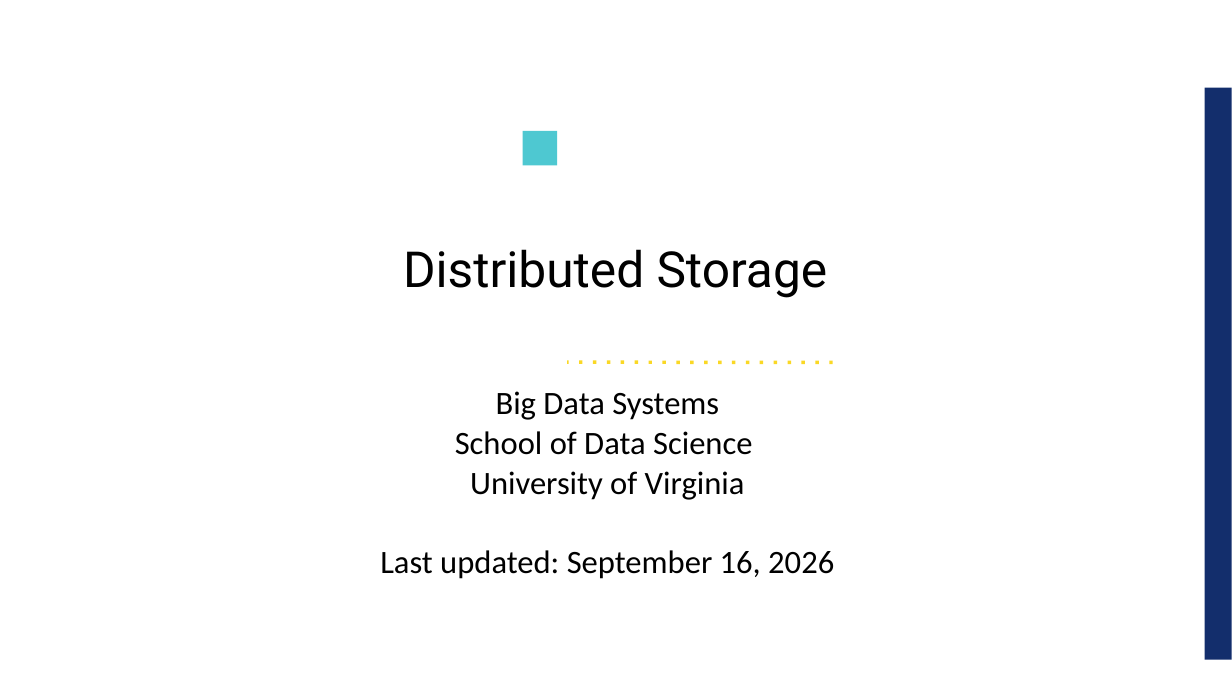
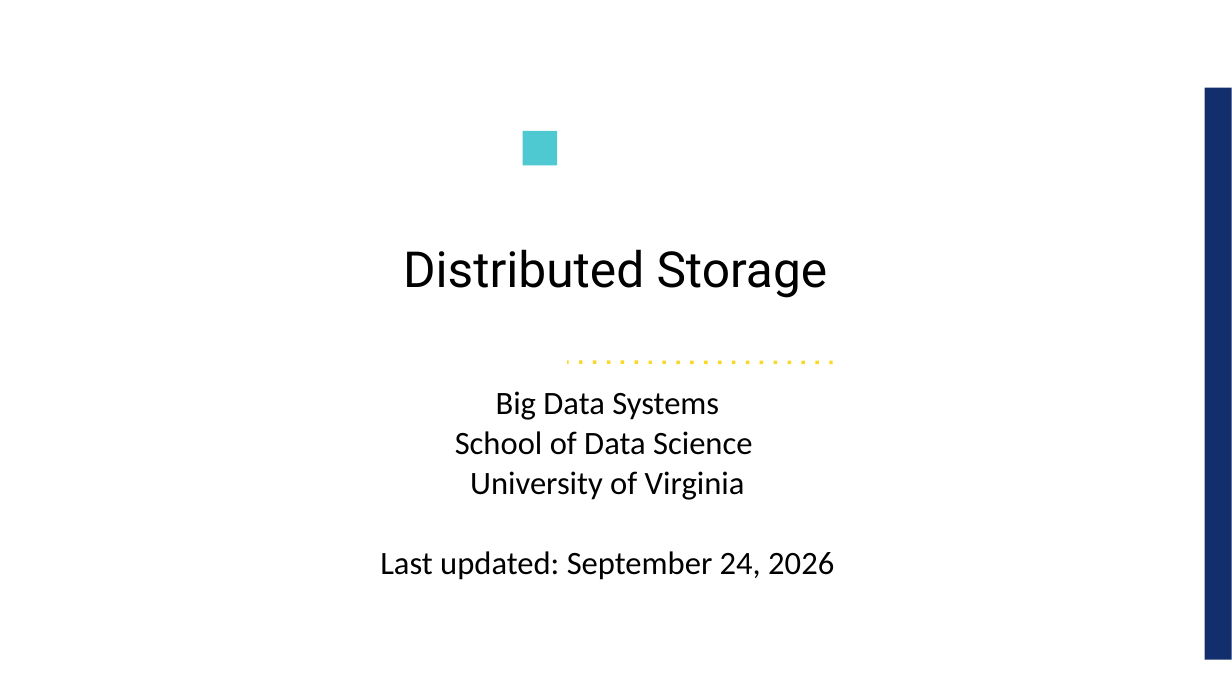
Before and after one commit to UVADS/ds5110, a slide deck: slide 1 of 04_distrib_data_storage_foundations/content_distributed_storage/distributed_storage.ppt. Drawn at 1232x693 pixels with LibreOffice and Linux fonts; fonts in the diff are those of the drawing; background and template pictures are left out. Boxes give left, top, right and bottom in pixels: in the first picture for what was removed or moved away, otherwise in the second. Text is boxed around its words. In the diff, an @@ line names an element or a change of style, - is before the commit and + after.

```diff
--- a/04_distrib_data_storage_foundations/content_distributed_storage/distributed_storage.ppt
+++ b/04_distrib_data_storage_foundations/content_distributed_storage/distributed_storage.ppt
@@ text at bbox=[380, 551, 834, 580]: text changed @@
-Last updated: September 16, 2026
+Last updated: September 24, 2026
```
Also in this commit, not shown: 1 other slide changed, 1 other file.
